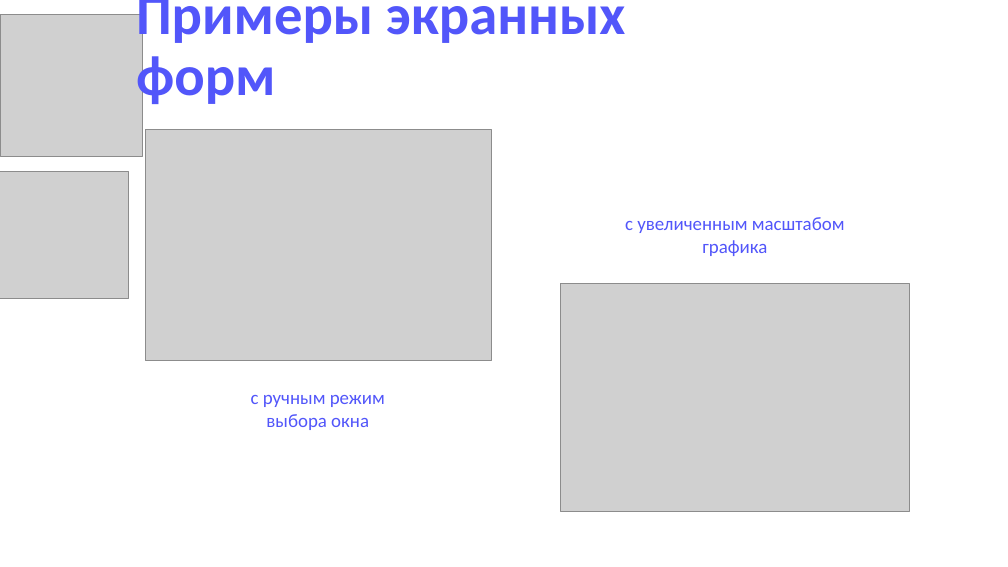
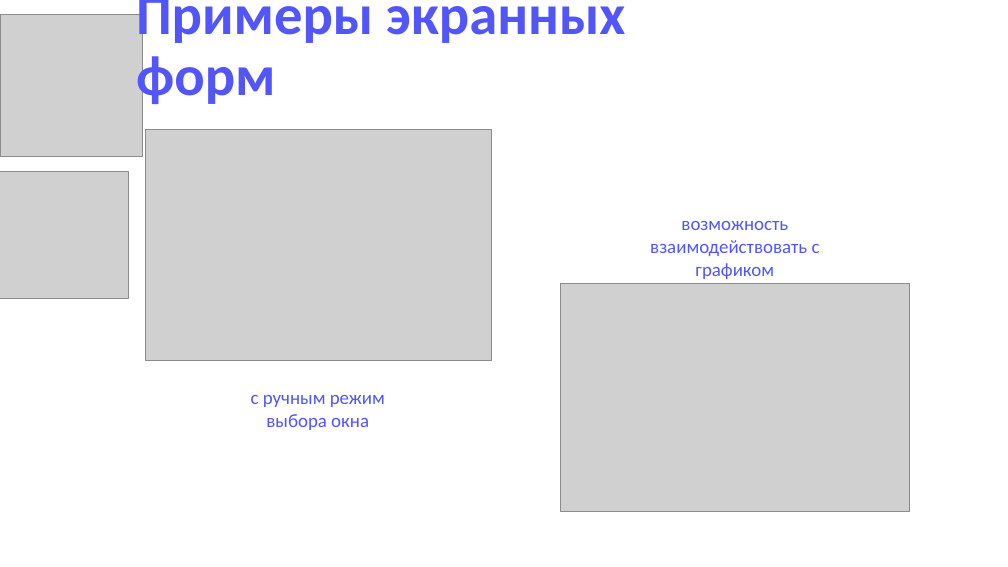
Before and after one commit to desswell/VKR, a slide deck: slide 16 of Документация/ИУ5-82Б Ким презентация.pptx. Drawn at 1008x567 pixels with LibreOffice and Linux fonts; fonts in the diff are those of the drawing; grey boxes stand for pictures; background and template pictures are left out. Boxes give left, top, right and bottom in pixels: in the first picture for what was removed or moved away, otherwise in the second. Text is boxed around its words. In the diff, an @@ line names an element or a change of style, - is before the commit and + after.

```diff
--- a/Документация/ИУ5-82Б Ким презентация.pptx
+++ b/Документация/ИУ5-82Б Ким презентация.pptx
@@ text at (650, 221, 820, 279): text changed @@
-с увеличенным масштабом графика
+возможность взаимодействовать с графиком
```
Also in this commit, not shown: 1 other slide changed.
